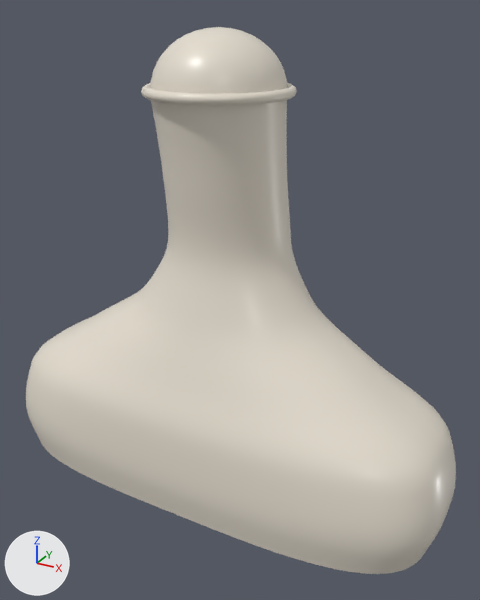
One commit to the glTF model examples/sonic-abstract/meshes/th-body.glb: the scene before it, then after it.
Both versions are drawn from a 50 mm camera at (0.234, -0.384, 0.35) aimed at (0.017, 0.011, 0.153). The axes (+X, +Y, +Z) are drawn at lower left. The lights are the same throughout. The first picture is the older version. Vertices at exactly the same position are counted once.

Objects in the first picture: 'th-body'.
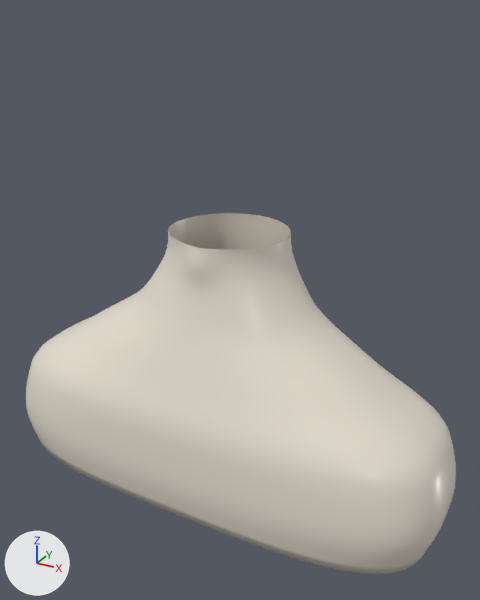
Location of each change, [x1, y1, x2, y2] in pixels of the pictures (480 x 600 px):
```json
{"object": "th-body", "change": "reshaped", "before": [26, 27, 456, 574], "after": [26, 213, 456, 574], "on screen": "34% shorter"}
{"part": 1, "of": "me_talking_head_bust_002", "change": "deleted", "before": [141, 83, 297, 106], "on screen": "pale yellow"}
{"part": 2, "of": "me_talking_head_bust_002", "change": "deleted", "before": [150, 27, 287, 94], "on screen": "pale yellow"}
{"part": 3, "of": "me_talking_head_bust_002", "change": "cut back", "before": [151, 100, 291, 295], "after": [175, 241, 226, 295]}
```

The change, as JSON lines over the scene's bpy script:
```json
{"block": "me_talking_head_bust_002", "where": "# used by ob_th_body; location = (0.0, 0.0, 0.0)"}
{"op": "remove", "block": "me_talking_head_bust_002", "code": "me_talking_head_bust_002.from_pydata(...)  # 5177 vertices, 10198 faces; spans x -0.184..0.184, y -0.064..0.084, z 0.0..0.339"}
{"op": "add", "block": "me_talking_head_bust_002", "code": "me_talking_head_bust_002.from_pydata(...)  # 2704 vertices, 5302 faces; spans x -0.184..0.184, y -0.064..0.084, z 0.0..0.2"}
{"block": "me_talking_head_bust_002", "change": "me_talking_head_bust_002 part 1: the loose piece of 640 vertices spanning x -0.051..0.051, y -0.038..0.064, z 0.297..0.303 is deleted"}
{"block": "me_talking_head_bust_002", "change": "me_talking_head_bust_002 part 2: the loose piece of 481 vertices spanning x -0.045..0.045, y -0.032..0.058, z 0.3..0.339 is deleted"}
{"block": "me_talking_head_bust_002", "change": "me_talking_head_bust_002 part 3: 50 vertices moved from x -0.017..0.017, y -0.019..-0.013, z 0.176..0.2 to x -0.017..0.017, y -0.023..-0.014, z 0.176..0.2; 1352 vertices removed from x -0.046..0.046, y -0.033..0.069, z 0.208..0.3"}
```
